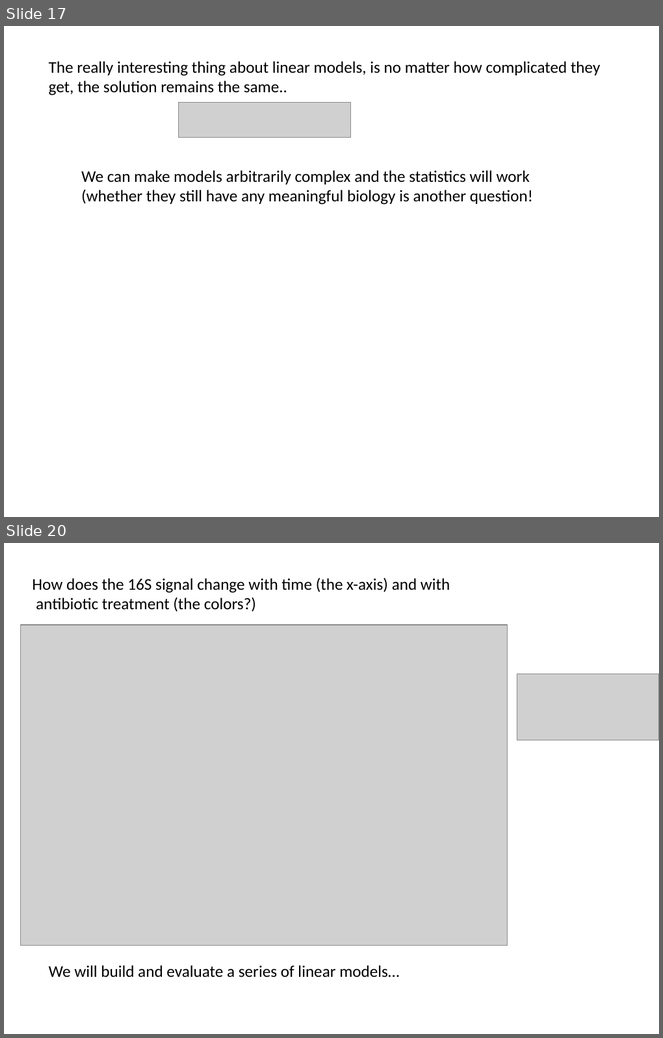
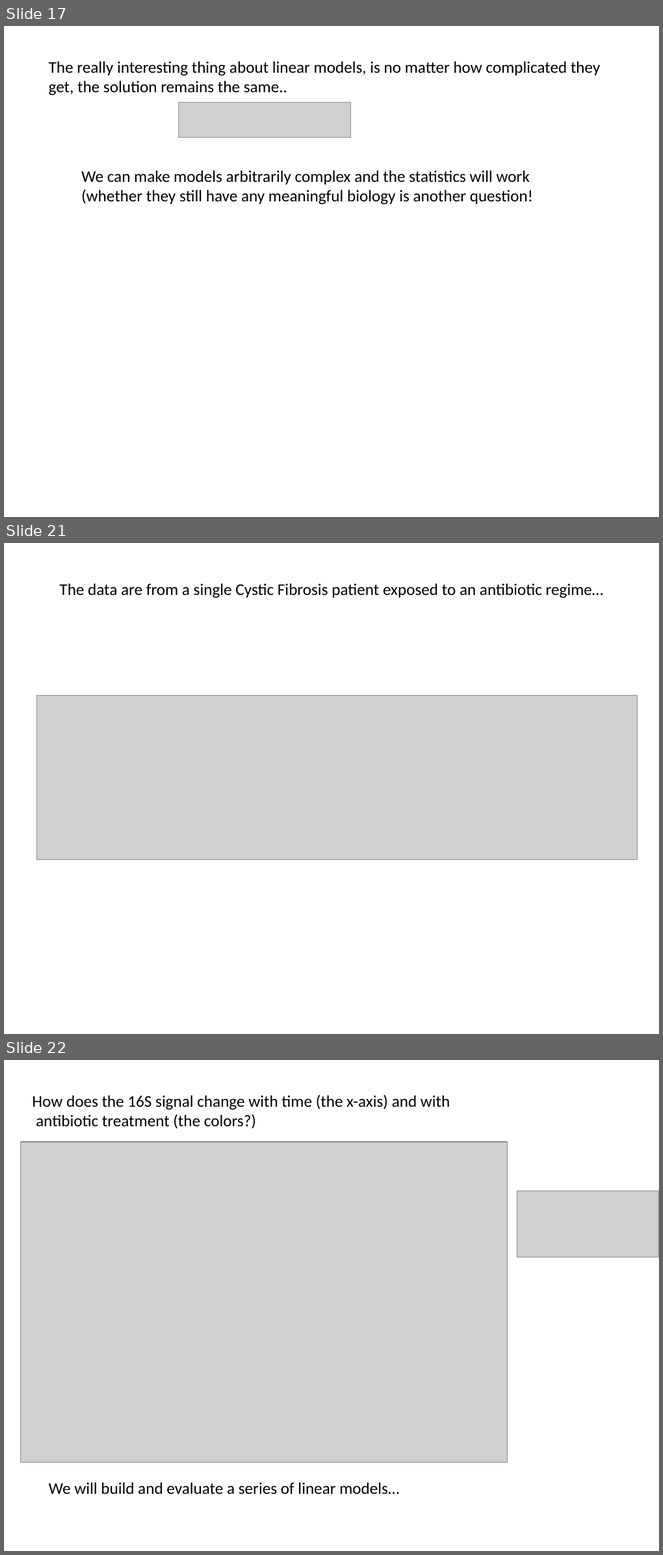
Before and after one commit to afodor/afodor.github.io, a slide deck: classes/stats2015/Lecture16.pptx. Shown one above the other, each under a label of ours: slides 17 and 20 before the commit, slides 17, 21 and 22 after it; the slides between them are not shown. The pictures are 663x1038 and 663x1555 pixels, drawn with LibreOffice and Linux fonts; fonts in the diff are those of the drawing; grey boxes stand for pictures. Boxes give left, top, right and bottom in pixels: in the first picture for what was removed or moved away, otherwise in the second. Text is boxed around its words. In the diff, an @@ line names an element or a change of style, - is before the commit and + after.

```diff
--- a/classes/stats2015/Lecture16.pptx
+++ b/classes/stats2015/Lecture16.pptx
@@ slide 21 added at (4, 543, 659, 1034), background #FFFFFF @@
@@ text added at (59, 583, 604, 598), 18 pt, text #000000 @@
+The data are from a single Cystic Fibrosis patient exposed to an antibiotic regime…
@@ picture added at (36, 695, 638, 860) @@
@@ what was slide 20 is now slide 22 @@
```
Also in this commit, not shown: 1 slide changed, 2 other slides added, 1 slide removed.
